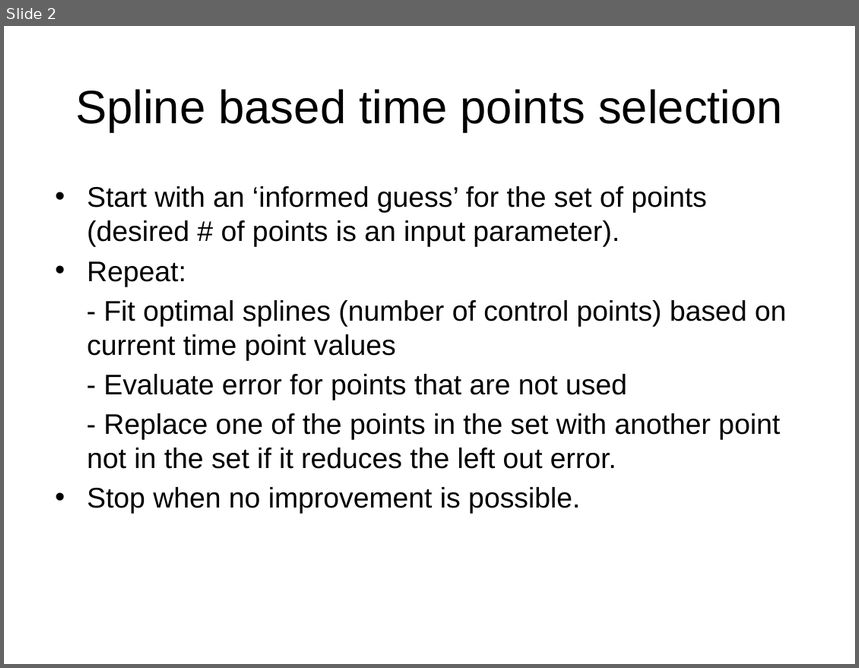
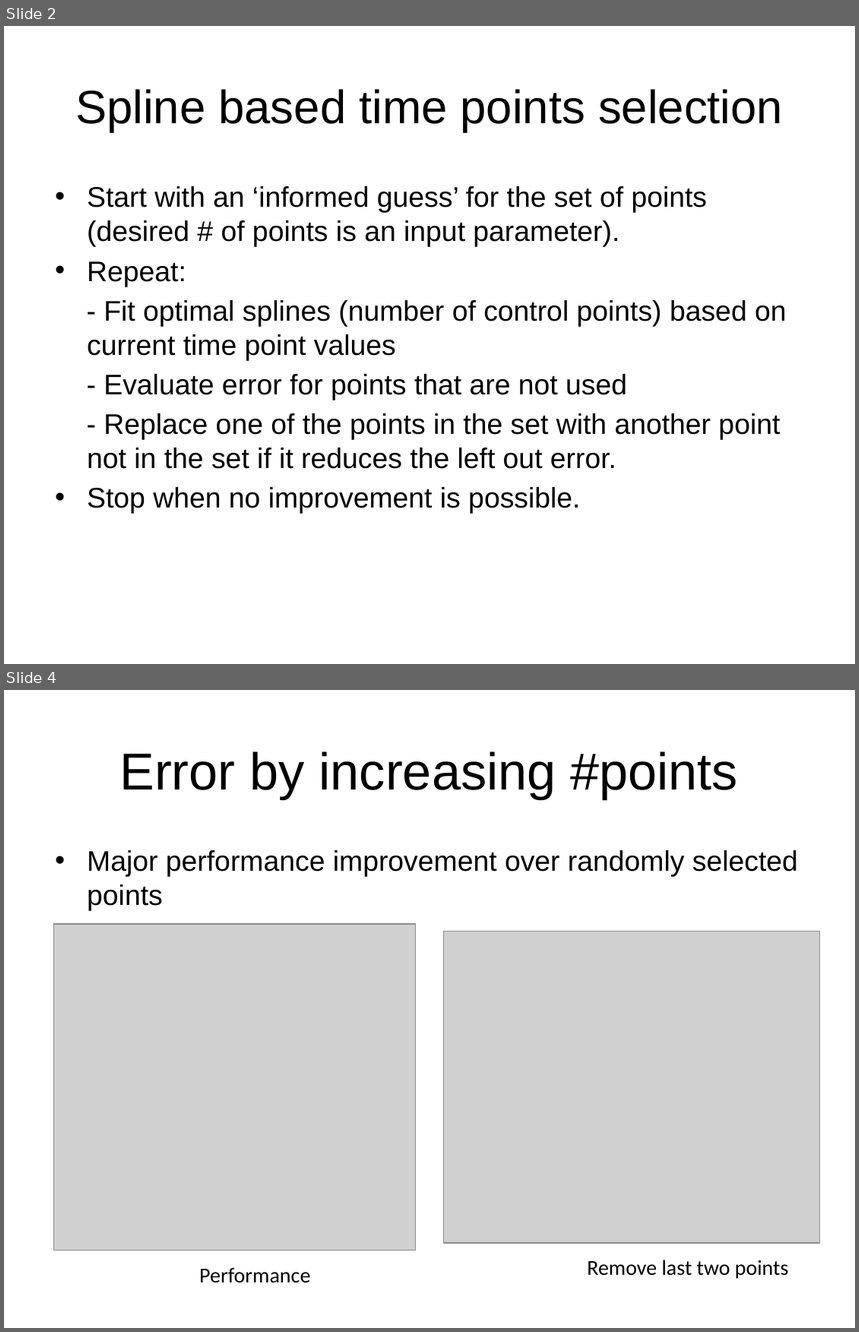
Before and after one commit to emresefer/geneexpress, a slide deck: presentation/NIH-07-15.pptx. Shown one above the other, each under a label of ours: slide 2 before the commit, slides 2 and 4 after it; the slides between them are not shown. The pictures are 859x668 and 859x1332 pixels, drawn with LibreOffice and Linux fonts; fonts in the diff are those of the drawing; grey boxes stand for pictures. Boxes give left, top, right and bottom in pixels: in the first picture for what was removed or moved away, otherwise in the second. Text is boxed around its words. In the diff, an @@ line names an element or a change of style, - is before the commit and + after.

```diff
--- a/presentation/NIH-07-15.pptx
+++ b/presentation/NIH-07-15.pptx
@@ slide 4 added at [4, 690, 855, 1328], background #FFFFFF @@
@@ title added at [120, 752, 739, 799], 44 pt, text #000000 @@
+Error by increasing #points
@@ text added at [87, 850, 798, 911], 24 pt, text #000000 @@
+• Major performance improvement over randomly selected points
@@ picture added at [53, 924, 415, 1250] @@
@@ picture added at [444, 931, 820, 1243] @@
@@ text added at [199, 1268, 310, 1284], 18 pt, text #000000 @@
+Performance
@@ text added at [587, 1260, 789, 1279], 18 pt, text #000000 @@
+Remove last two points
```
Also in this commit, not shown: 9 other slides added, 1 slide removed, 4 other files.
